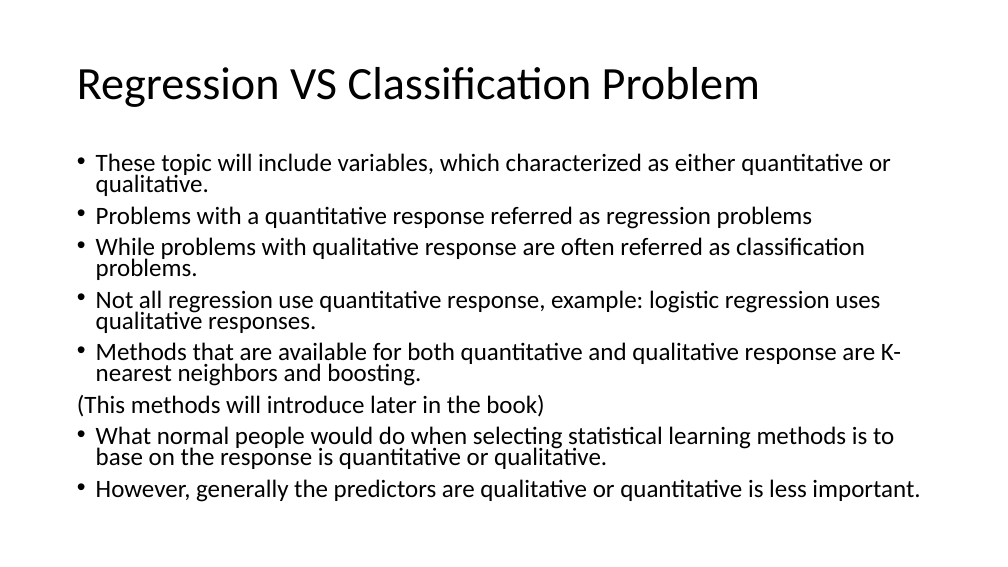
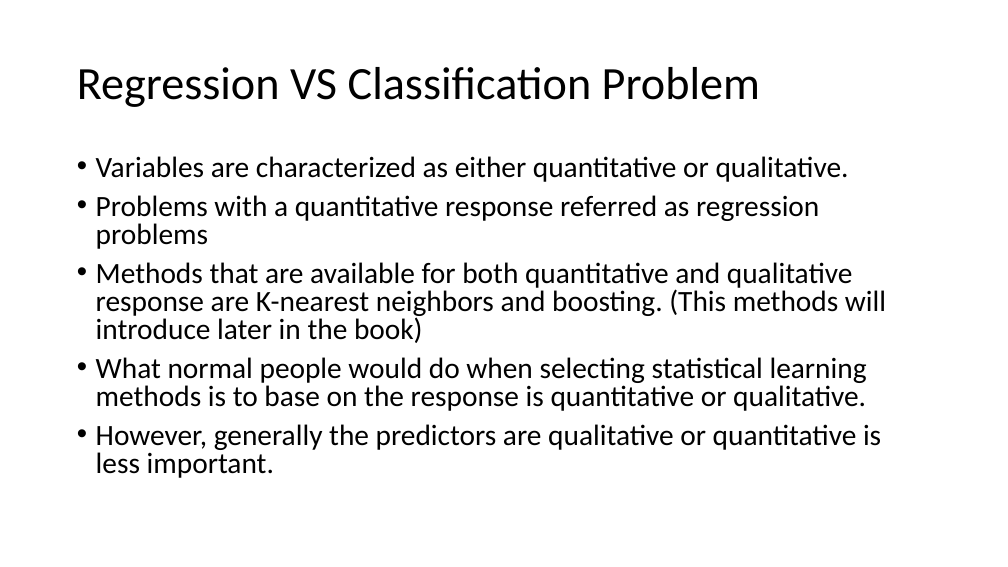
Before and after one commit to TseChapman/PresentationMaterials, a slide deck: slide 28 of Presentation Materials/Chapter 2/Chapter 2 Presentation.pptx. Drawn at 1008x567 pixels with LibreOffice and Linux fonts; fonts in the diff are those of the drawing. Boxes give left, top, right and bottom in pixels: in the first picture for what was removed or moved away, otherwise in the second. Text is boxed around its words. In the diff, an @@ line names an element or a change of style, - is before the commit and + after.

```diff
--- a/Presentation Materials/Chapter 2/Chapter 2 Presentation.pptx
+++ b/Presentation Materials/Chapter 2/Chapter 2 Presentation.pptx
@@ text at <box>96,156,849,182</box>: text changed; size 23.8 to 28 pt @@
-• These topic will include variables, which characterized as either quantitative or qualitative.
+• Variables are characterized as either quantitative or qualitative.
@@ text at <box>96,195,881,478</box>: size 23.8 to 28 pt in "Problems with a quantitative response referred as ...", "What normal people would do when selecting ...", "However, generally the predictors are qualitative or ..."; line spacing 0.7 to 0.8 @@
@@ text at <box>96,262,886,343</box>: text changed; size 23.8 to 28 pt @@
-• While problems with qualitative response are often referred as classification problems.
-• Not all regression use quantitative response, example: logistic regression uses qualitative responses.
-• Methods that are available for both quantitative and qualitative response are K-nearest neighbors and boosting.
-(This methods will introduce later in the book)
+• Methods that are available for both quantitative and qualitative response are K-nearest neighbors and boosting. (This methods will introduce later in the book)
```
Also in this commit, not shown: 6 other slides changed.
